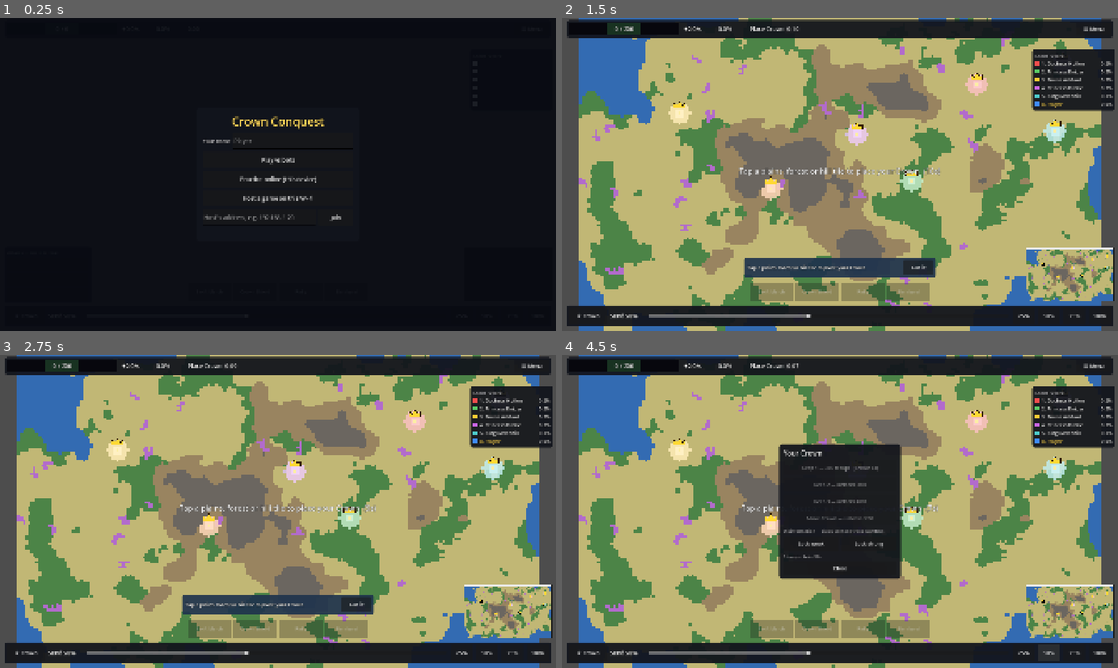
Above: before the commit, frames 1-4 (two rows, left to right).
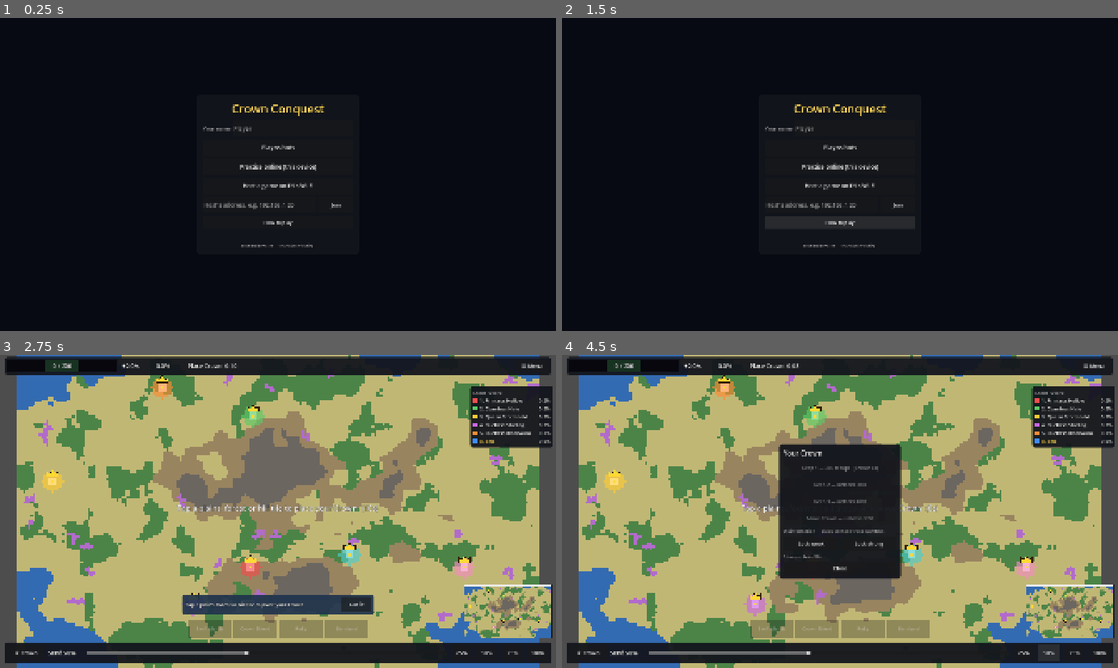
Above: after the commit, the same moments.

Repository: benbear245/crown-conquest
Game: Godot game, scene res://scenes/main.tscn
Same seed, same stepped clock (60 frames per second), same inputs: the game is played once before the commit and once after it. Sound files missing from this copy of the repository are replaced by a short silence.
Inputs (mouse positions are in pixels of both pictures, inside the frame that each line leads up to):
- Up to frame 1 (0.25 s): no input
- Up to frame 2 (1.5 s): click (840, 221) at 0.5 s, where only the run after the commit has a clickable "How to play"; click (840, 187) at 1.25 s, where only the run after the commit has a clickable "How to play"
- Up to frame 3 (2.75 s): click (278, 483) at 2 s, where only the run after the commit has a clickable "Play vs bots"
- Up to frame 4 (4.5 s): click "♛ Crown" at 2.75 s; click "25%" at 3.5 s; click "50%" at 4.25 s

The runs differ from the first frame. In frame 1, 1.8% of the frame differs, in the area x 36-62%, y 27-74%; in frame 2, 87%, in the area x 0-100%, y 0-100%; in frame 3, 42%; in frame 4, 36%.

Commit message:
Test build v0.1.0: tester features, export presets, guides
Adds a version label, How to play, Report a problem (copies device info
and the recent log), Android back-button handling and network
permissions, export presets for Android, Windows and Linux, a tester
guide and build notes. Signing keys are ignored by git.

Co-Authored-By: Claude Opus 5.5 <noreply@anthropic.com>
Claude-Session: https://claude.ai/code/session_01EhHJ7BWbJwKwP7Pttrr1Er

Diff:
--- a/project.godot
+++ b/project.godot
@@ -10,7 +10,9 @@
 
 [application]
 
-config/name="CrownConquest"
+config/name="Crown Conquest"
+config/version="0.1.0"
+config/quit_on_go_back=false
 run/main_scene="res://scenes/main.tscn"
 config/features=PackedStringArray("4.7", "Mobile")
 config/icon="res://icon.svg"
@@ -19,6 +21,10 @@
 
 Balance="*res://scripts/balance.gd"
 Settings="*res://scripts/settings.gd"
+
+[debug]
+
+file_logging/enable_file_logging=true
 
 [display]
 
@@ -34,5 +40,7 @@
 
 [rendering]
 
+textures/vram_compression/import_etc2_astc=true
+
 rendering_device/driver.windows="d3d12"
 renderer/rendering_method="mobile"
--- /dev/null
+++ b/scripts/bug_report.gd
@@ -0,0 +1,72 @@
+class_name BugReport
+extends Logger
+
+# Keeps the last few log lines and errors in memory so a tester can tap
+# "Report a problem" and paste them to the developer. Godot may call the
+# logger from any thread, hence the mutex.
+
+const MAX_LINES: int = 120
+
+static var _instance: BugReport
+
+var _lines: PackedStringArray = PackedStringArray()
+var _errors: int = 0
+var _mutex := Mutex.new()
+
+
+static func install() -> void:
+	if _instance == null:
+		_instance = BugReport.new()
+		OS.add_logger(_instance)
+
+
+func _log_message(message: String, error: bool) -> void:
+	_add(("ERR " if error else "") + message.strip_edges())
+
+
+func _log_error(function: String, file: String, line: int, code: String, rationale: String,
+		_editor_notify: bool, error_type: int, script_backtraces: Array[ScriptBacktrace]) -> void:
+	var kind: String = ["ERROR", "WARNING", "SCRIPT ERROR", "SHADER ERROR"][clampi(error_type, 0, 3)]
+	var text: String = "%s: %s (%s:%d %s)" % [kind, rationale if rationale != "" else code, file.get_file(), line, function]
+	if not script_backtraces.is_empty():
+		text += "\n" + script_backtraces[0].format(2)
+	_mutex.lock()
+	_errors += 1
+	_mutex.unlock()
+	_add(text)
+
+
+func _add(text: String) -> void:
+	if text == "":
+		return
+	_mutex.lock()
+	_lines.append("[%s] %s" % [Time.get_time_string_from_system(), text])
+	if _lines.size() > MAX_LINES:
+		_lines = _lines.slice(_lines.size() - MAX_LINES)
+	_mutex.unlock()
+
+
+# Device and build details plus the recent log, ready to paste in a message.
+static func build_text(extra: String = "") -> String:
+	var lines := PackedStringArray()
+	var errors: int = 0
+	if _instance != null:
+		_instance._mutex.lock()
+		lines = _instance._lines.duplicate()
+		errors = _instance._errors
+		_instance._mutex.unlock()
+	var out: Array[String] = [
+		"Crown Conquest %s — problem report" % version_label(),
+		"Device: %s, %s %s" % [OS.get_model_name(), OS.get_name(), OS.get_version()],
+		"Screen: %s, %s" % [str(DisplayServer.screen_get_size()), Time.get_datetime_string_from_system()],
+		"Errors this session: %d" % errors,
+	]
+	if extra != "":
+		out.append(extra)
+	out.append("--- recent log ---")
+	out.append("\n".join(lines))
+	return "\n".join(out)
+
+
+static func version_label() -> String:
+	return "v%s" % String(ProjectSettings.get_setting("application/config/version", "0.0.0"))
--- a/scripts/game.gd
+++ b/scripts/game.gd
@@ -87,6 +87,17 @@
 
 
 func _notification(what: int) -> void:
+	# Android back button: close a panel, else open the menu, else (on the
+	# start screen) leave the app.
+	if what == NOTIFICATION_WM_GO_BACK_REQUEST and _hud != null:
+		if _hud.start_menu.visible:
+			get_tree().quit()
+		elif _hud.any_panel_open():
+			_hud.close_panels()
+			_hud.set_menu_open(false)
+		else:
+			_hud.set_menu_open(true)
+		return
 	# Pause (or, online, open the menu) when the app goes to the background.
 	if what == NOTIFICATION_APPLICATION_PAUSED or what == NOTIFICATION_APPLICATION_FOCUS_OUT:
 		if _hud != null and _session != null and _session.sim() != null \
--- a/scripts/settings.gd
+++ b/scripts/settings.gd
@@ -21,6 +21,7 @@
 
 
 func _ready() -> void:
+	BugReport.install()
 	load_settings()
 
 
--- a/scripts/ui/hud_menu.gd
+++ b/scripts/ui/hud_menu.gd
@@ -18,6 +18,7 @@
 var _checks: Dictionary = {}
 var _new_map_btn: Button
 var _title: Label
+var _report_note: Label
 
 
 func _ready() -> void:
@@ -51,10 +52,25 @@
 	var hints := UI.button("Show tips again", WIDTH - 32, 48, 16)
 	hints.pressed.connect(func() -> void: Settings.reset_hints())
 	v.add_child(hints)
+	var report := UI.button("Report a problem (copies details)", WIDTH - 32, 48, 16)
+	report.pressed.connect(_on_report)
+	v.add_child(report)
+	_report_note = UI.label("", 15, UI.COLOR_GOOD)
+	_report_note.autowrap_mode = TextServer.AUTOWRAP_WORD_SMART
+	v.add_child(_report_note)
+	var version := UI.label("Test build %s" % BugReport.version_label(), 14, UI.COLOR_DIM)
+	v.add_child(version)
 	visible = false
 
 
+# Copies device details and the recent log; the tester pastes it into a message.
+func _on_report() -> void:
+	DisplayServer.clipboard_set(BugReport.build_text())
+	_report_note.text = "Copied! Paste it into your message to the developer, with what you were doing."
+
+
 func open() -> void:
+	_report_note.text = ""
 	for key: String in _checks.keys():
 		(_checks[key] as CheckButton).set_pressed_no_signal(bool(Settings.get(key)))
 	visible = true
--- a/scripts/ui/hud_start_menu.gd
+++ b/scripts/ui/hud_start_menu.gd
@@ -12,6 +12,12 @@
 signal leave
 
 const WIDTH: int = 560
+const HOW_TO_PLAY: String = """• Place your Crown, then tap free land next to your border to grow.
+• The slider sets how many troops each tap sends. Troops grow fastest while the bar is green.
+• After 1:00, tap enemy land to attack. Take an enemy Crown's centre to knock them out.
+• Long-press your land to build; long-press a rival to spy, scout or offer a truce.
+• Hold the Shrines (◆) for bonuses. Tap ♛ Crown for upgrades.
+• Win: last Crown standing, own 60% of the land, or lead at 15:00."""
 
 var _main: VBoxContainer
 var _lobby: VBoxContainer
@@ -26,7 +32,7 @@
 
 func _ready() -> void:
 	set_anchors_and_offsets_preset(Control.PRESET_FULL_RECT)
-	color = Color(0.03, 0.04, 0.07, 0.92)
+	color = Color(0.03, 0.04, 0.07, 1.0)
 	var panel := UI.panel(20)
 	UI.centre(panel, WIDTH, 100)
 	add_child(panel)
@@ -45,6 +51,9 @@
 	v.add_child(_status)
 	_build_main()
 	_build_lobby()
+	var version := UI.label("Test build %s — thanks for testing!" % BugReport.version_label(), 14, UI.COLOR_DIM)
+	version.horizontal_alignment = HORIZONTAL_ALIGNMENT_CENTER
+	v.add_child(version)
 	show_main("")
 
 
@@ -57,10 +66,18 @@
 	_name_edit.text_changed.connect(func(t: String) -> void: Settings.set_text("player_name", t))
 	name_row.add_child(_name_edit)
 	_main.add_child(_menu_button("Play vs bots", func() -> void: play_bots.emit()))
+	var help := UI.label(HOW_TO_PLAY, 16)
+	help.autowrap_mode = TextServer.AUTOWRAP_WORD_SMART
+	help.custom_minimum_size = Vector2(WIDTH - 40, 0)
+	help.visible = false
+	var help_btn := UI.button("How to play", WIDTH - 40, 44, 17)
+	help_btn.pressed.connect(func() -> void: help.visible = not help.visible)
 	_main.add_child(_menu_button("Practice online (this device)", func() -> void: practice_online.emit()))
 	_main.add_child(_menu_button("Host a game on this Wi-Fi", func() -> void: host_lan.emit()))
 	var join_row := UI.hbox(8)
 	_main.add_child(join_row)
+	_main.add_child(help_btn)
+	_main.add_child(help)
 	_ip_edit = _line_edit(Settings.last_address, "Host's address, e.g. 192.168.1.20")
 	join_row.add_child(_ip_edit)
 	var join := UI.button("Join", 120)
Not shown, added: export_presets.cfg
Not shown, added: scripts/bug_report.gd.uid
Not shown, changed: .gitignore
Not shown, added: docs/BUILDING.md
Not shown, changed: docs/PROGRESS.md
Not shown, added: docs/TESTER_GUIDE.md
